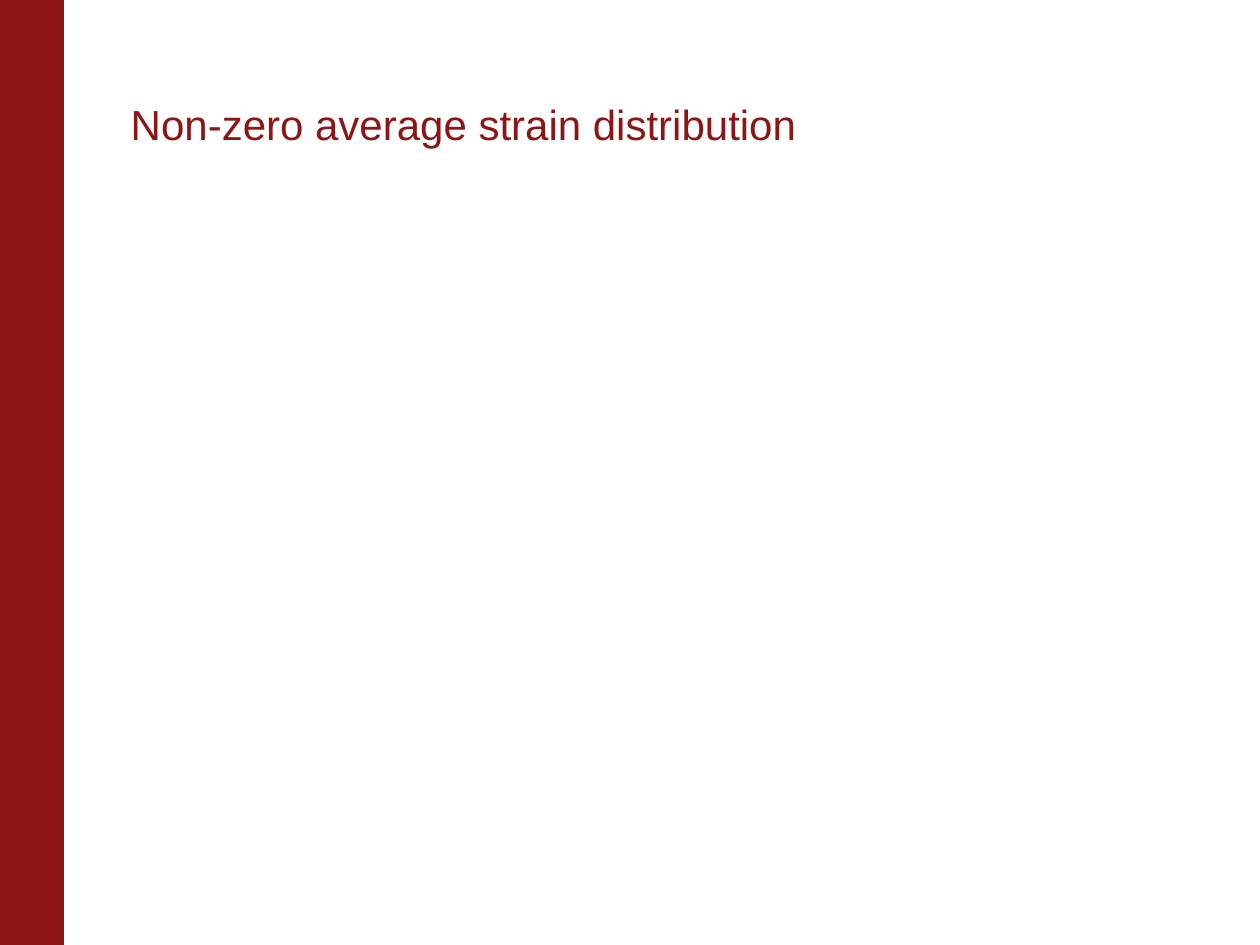
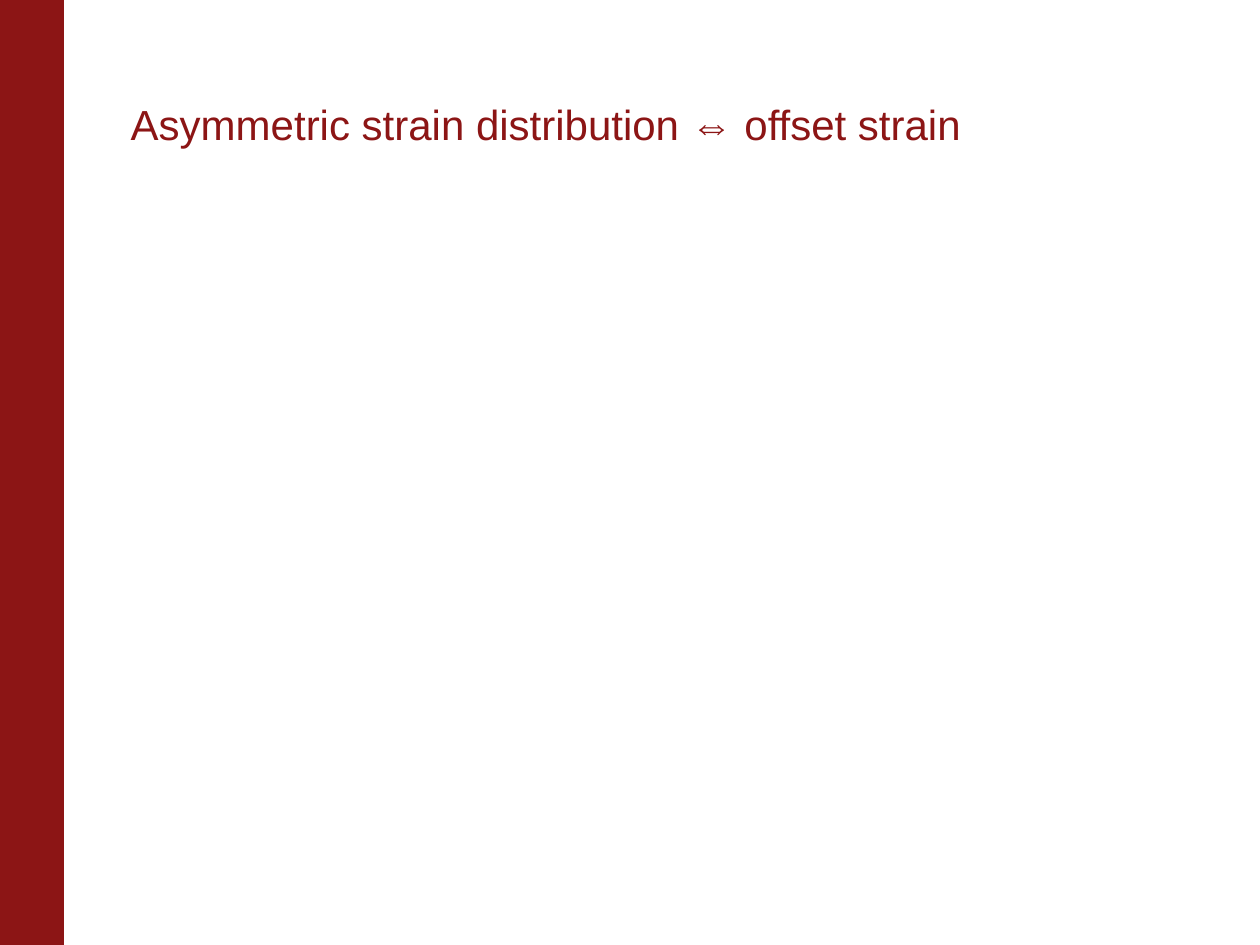
Before and after one commit to pmassat/matlab-postdoc, a slide deck: slide 11 of Matlab_data_analysis/Cp_analysis/AnalyzeCpDoping/Cp_random_strains/TmVO4_Cp_random_strains_analysis_notes.pptx (slide 12 before the commit). Drawn at 1260x945 pixels with LibreOffice and Linux fonts; fonts in the diff are those of the drawing; grey boxes stand for pictures; background and template pictures are left out. Boxes give left, top, right and bottom in pixels: in the first picture for what was removed or moved away, otherwise in the second. Text is boxed around its words. In the diff, an @@ line names an element or a change of style, - is before the commit and + after.

```diff
--- a/Matlab_data_analysis/Cp_analysis/AnalyzeCpDoping/Cp_random_strains/TmVO4_Cp_random_strains_analysis_notes.pptx
+++ b/Matlab_data_analysis/Cp_analysis/AnalyzeCpDoping/Cp_random_strains/TmVO4_Cp_random_strains_analysis_notes.pptx
@@ title at (131, 109, 961, 149): text changed @@
-Non-zero average strain distribution
+Asymmetric strain distribution ⇔ offset strain
```
Also in this commit, not shown: 2 other slides changed, 1 slide added, 1 other file.
